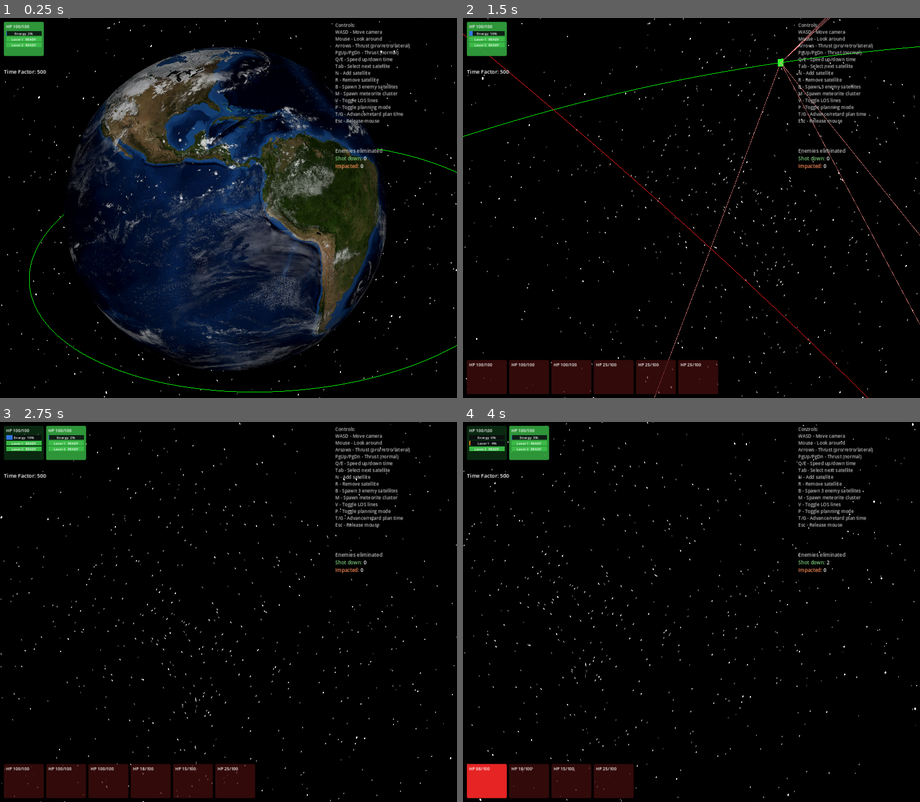
Above: before the commit, frames 1-4 (two rows, left to right).
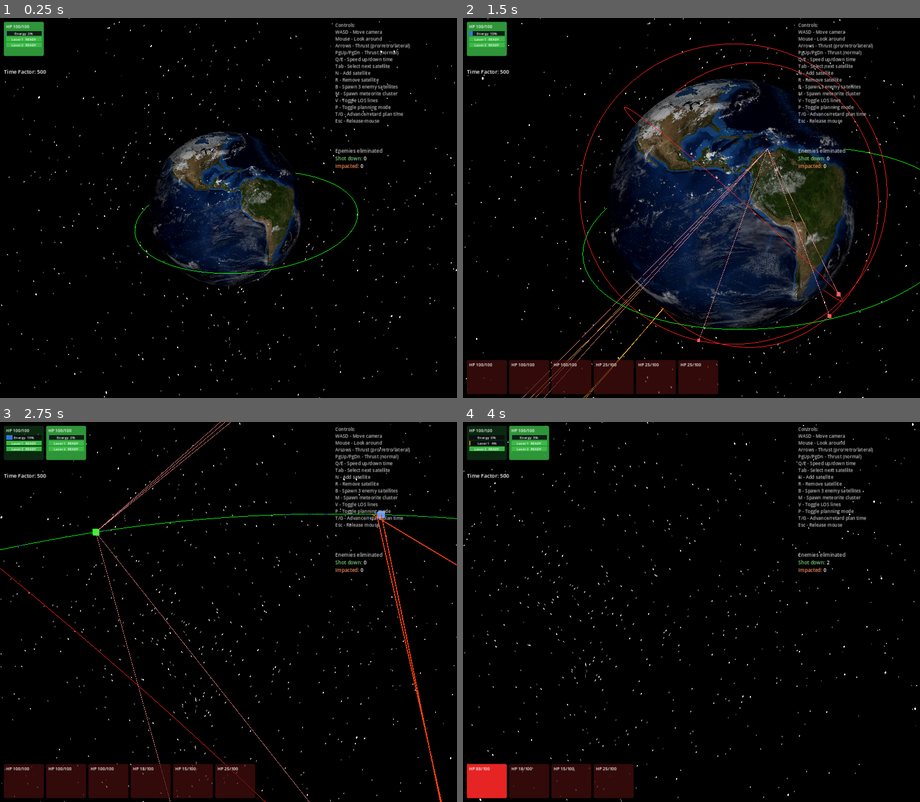
Above: after the commit, the same moments.

Repository: mellenburg/game
Game: Godot game, scene res://scenes/main.tscn
Same seed, same stepped clock (60 frames per second), same inputs: the game is played once before the commit and once after it.
Inputs (mouse positions are in pixels of both pictures, inside the frame that each line leads up to):
- Up to frame 1 (0.25 s): no input
- Up to frame 2 (1.5 s): tap Enter at 0.5 s; move the mouse to (714, 208) at 0.52 s; hold W (move_forward) from 0.53 s (still down); tap B (add_enemies) at 0.6 s; move the mouse to (668, 208) at 1.27 s; tap M (add_meteorites) at 1.35 s
- Up to frame 3 (2.75 s): keep holding W (move_forward); move the mouse to (237, 604) at 2.02 s; tap N (add_satellite) at 2.1 s
- Up to frame 4 (4 s): keep holding W (move_forward); move the mouse to (686, 619) at 2.77 s; tap T (planning_advance) at 2.85 s; move the mouse to (723, 615) at 3.52 s; hold G (planning_retard) from 3.53 s (still down)

The runs differ from the first frame. In frame 1, 38% of the frame differs, in the area x 6-100%, y 7-99%; in frame 2, 25%; in frame 3, 0.9%; in frame 4, less than 0.1%.

Commit message:
Camera: double auto-orbit radius to 6x Earth radius

Diff:
--- a/godot/scripts/orbit_camera.gd
+++ b/godot/scripts/orbit_camera.gd
@@ -9,7 +9,7 @@
 
 const EARTH_RADIUS_KM: float = 6371.0
 const SCENE_SCALE: float = 1.0 / 1000.0
-const ORBIT_RADIUS: float = 3.0 * EARTH_RADIUS_KM * SCENE_SCALE  # ~19.1 units
+const ORBIT_RADIUS: float = 6.0 * EARTH_RADIUS_KM * SCENE_SCALE  # ~38.2 units
 const ORBIT_PERIOD_SEC: float = 90.0
 const ORBIT_TILT_DEG: float = 20.0
 const RETURN_DELAY: float = 2.0
